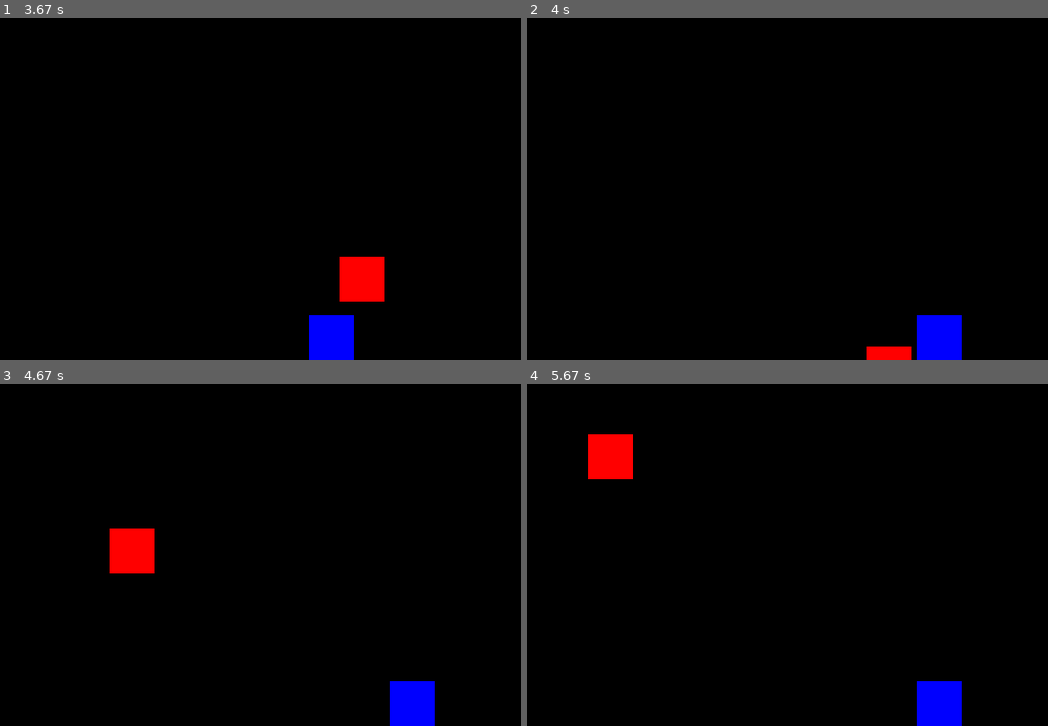
Above: before the commit, frames 1-4 (two rows, left to right).
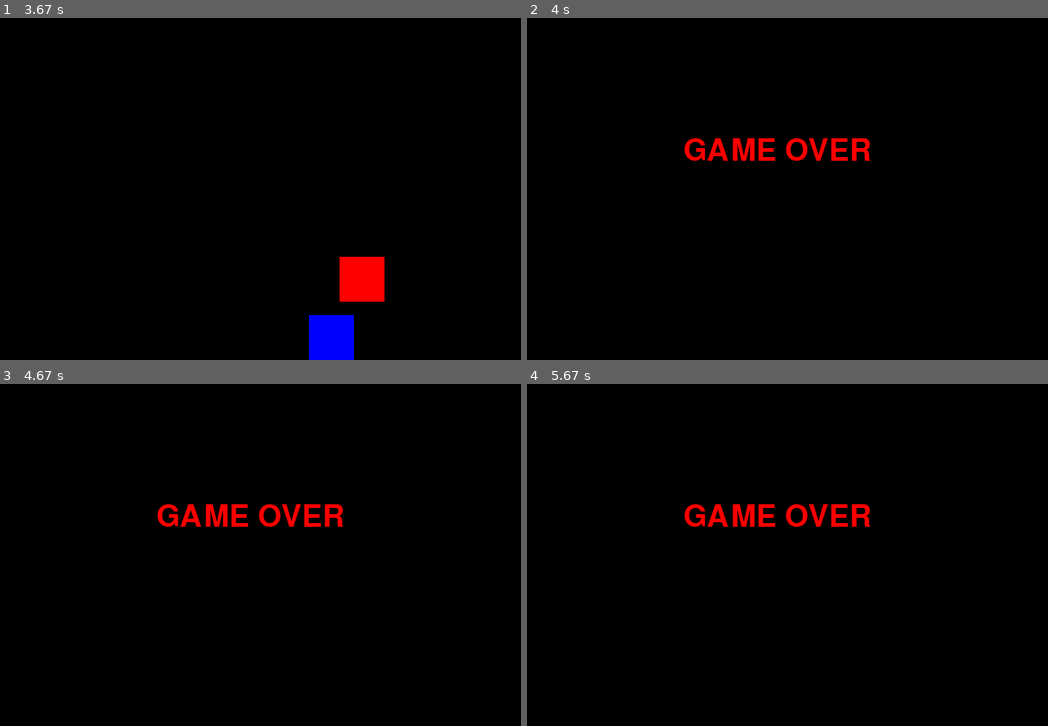
Above: after the commit, the same moments.

Repository: Le-dev24/trabalhoPygame
Game: pygame game, started from main.py
Two runs of this game, one before a commit and one after it. Both use one fixed random seed, a clock stepped at 60 frames per second and the inputs below.
Inputs:
- Up to frame 1 (3.67 s): hold Right 0.33-0.8 s; hold Right 0.83-1.3 s; hold Left 1.33-1.87 s; hold Left 1.9-2.3 s; hold Right 2.33-2.97 s; hold Left 3-3.47 s; hold Right from 3.5 s (still down)
- Up to frame 2 (4 s): release Right at 3.97 s
- Up to frame 3 (4.67 s): no input
- Up to frame 4 (5.67 s): no input

Frame 1 is identical in both runs. In frame 2, 2.7% of the frame differs, in the area x 30-84%, y 35-100%; in frame 3, 3.5%, in the area x 21-84%, y 35-100%; in frame 4, 3.5%.

Commit message:
implementação do 'game over'

Diff:
--- a/code/game.py
+++ b/code/game.py
@@ -19,10 +19,11 @@
         # controle de jogo
         self.rodando = True
 
-        # classe player
+        # estado do jogo
+        self.estado = 'Jogando'
+
+        # objetos do jogo
         self.player = Player(250, 350)
-
-        # classe objeto
         self.objeto = Objeto()
 
     def run(self):
@@ -33,14 +34,32 @@
                 if evento.type == pygame.QUIT:
                     self.rodando = False
 
-            teclas = pygame.key.get_pressed()
-            self.player.mover(teclas)
+            # estado: jogando
+            if self.estado == 'Jogando':
+                teclas = pygame.key.get_pressed()
+                self.player.mover(teclas)
 
-            self.objeto.atualizar()
+                self.objeto.atualizar()
 
-            self.tela.fill((0, 0, 0))
+                #colisão
+                if self.player.rect.colliderect(self.objeto.rect):
+                    self.estado = 'game_over'
 
-            self.player.desenhar(self.tela)
-            self.objeto.desenhar(self.tela)
+                self.tela.fill((0, 0, 0))
 
-            pygame.display.update()
+                self.player.desenhar(self.tela)
+                self.objeto.desenhar(self.tela)
+
+                pygame.display.update()
+
+            # estado: game over
+            elif self.estado == 'game_over':
+                self.tela.fill((0, 0, 0))
+
+                fonte = pygame.font.SysFont(None, 50)
+                texto = fonte.render('GAME OVER', True, (255, 0, 0))
+
+                self.tela.blit(texto, (180, 150))
+
+
+                pygame.display.update()
